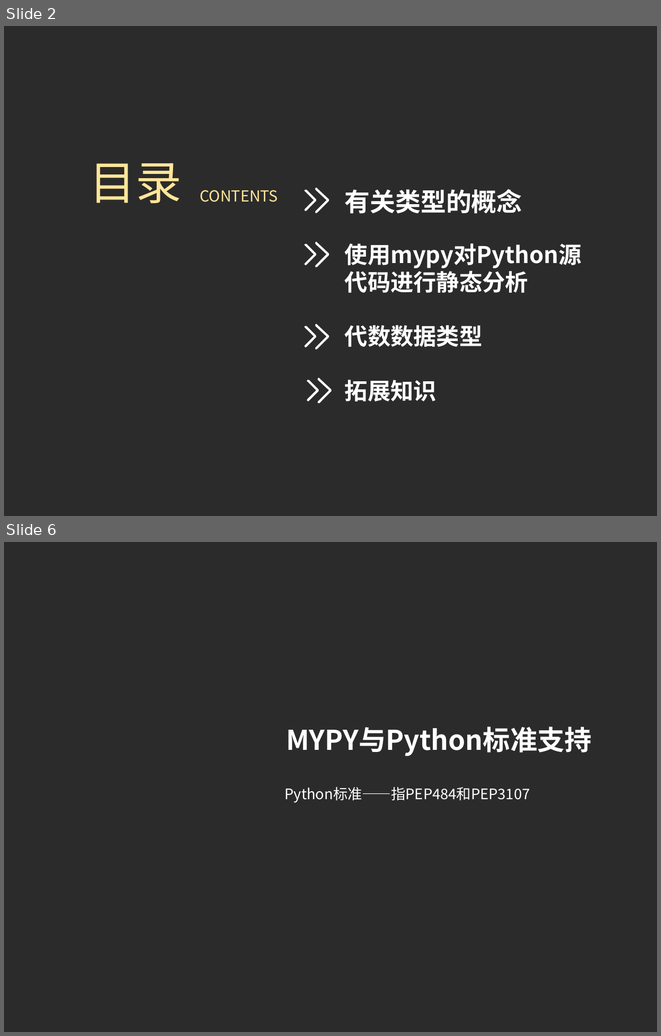
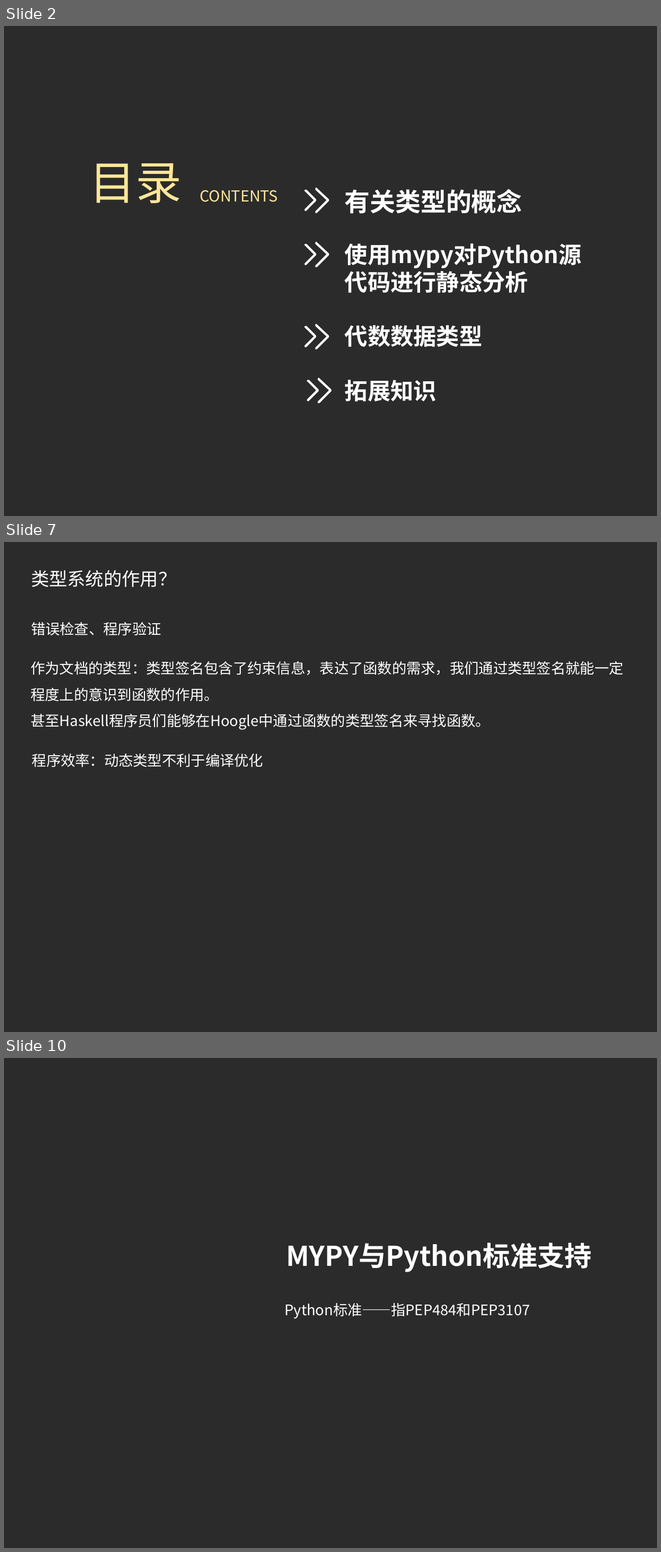
Before and after one commit to imlyzh/pycon, a slide deck: 静态类型的Python.pptx. Shown one above the other, each under a label of ours: slides 2 and 6 before the commit, slides 2, 7 and 10 after it; the slides between them are not shown. The pictures are 661x1036 and 661x1552 pixels, drawn with LibreOffice and Linux fonts; fonts in the diff are those of the drawing; background and template pictures are left out; a plain dark background stands for a picture behind light text. Boxes give left, top, right and bottom in pixels: in the first picture for what was removed or moved away, otherwise in the second. Text is boxed around its words. In the diff, an @@ line names an element or a change of style, - is before the commit and + after.

```diff
--- a/静态类型的Python.pptx
+++ b/静态类型的Python.pptx
@@ slide 7 added at bbox=[4, 542, 657, 1032], background picture (left out) @@
@@ text added at bbox=[31, 570, 176, 587], 20 pt, text #FFFFFF @@
+类型系统的作用？
@@ text added at bbox=[31, 622, 161, 636], 16 pt, text #FFFFFF @@
+错误检查、程序验证
@@ text added at bbox=[30, 661, 623, 730], 16 pt, text #FFFFFF @@
+作为文档的类型：类型签名包含了约束信息，表达了函数的需求，我们通过类型签名就能一定程度上的意识到函数的作用。
+甚至Haskell程序员们能够在Hoogle中通过函数的类型签名来寻找函数。
@@ text added at bbox=[32, 753, 263, 767], 16 pt, text #FFFFFF @@
+程序效率：动态类型不利于编译优化
@@ what was slide 6 is now slide 10 @@
```
Also in this commit, not shown: 7 slides changed, 10 other slides added, 3 slides removed, 6 other files.
